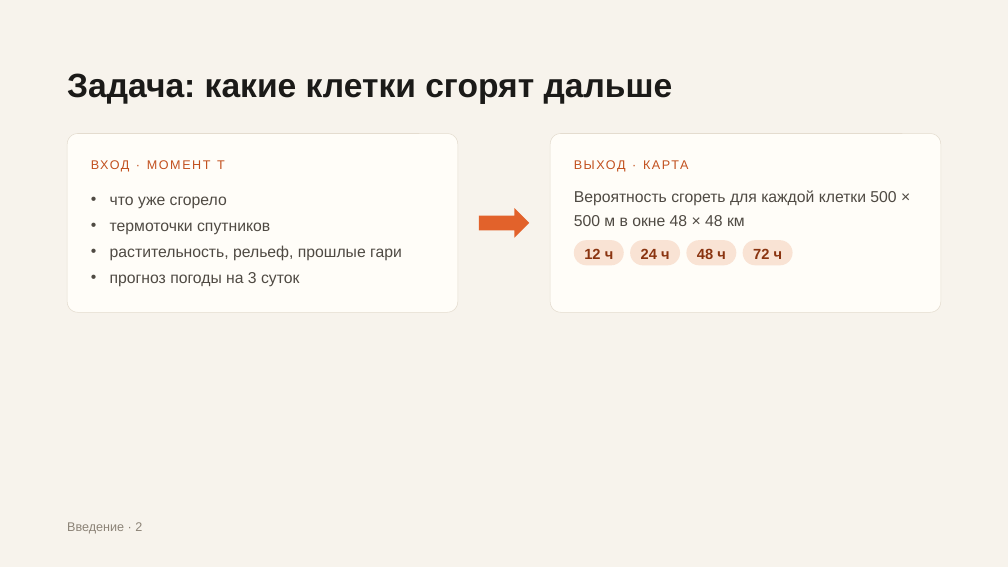
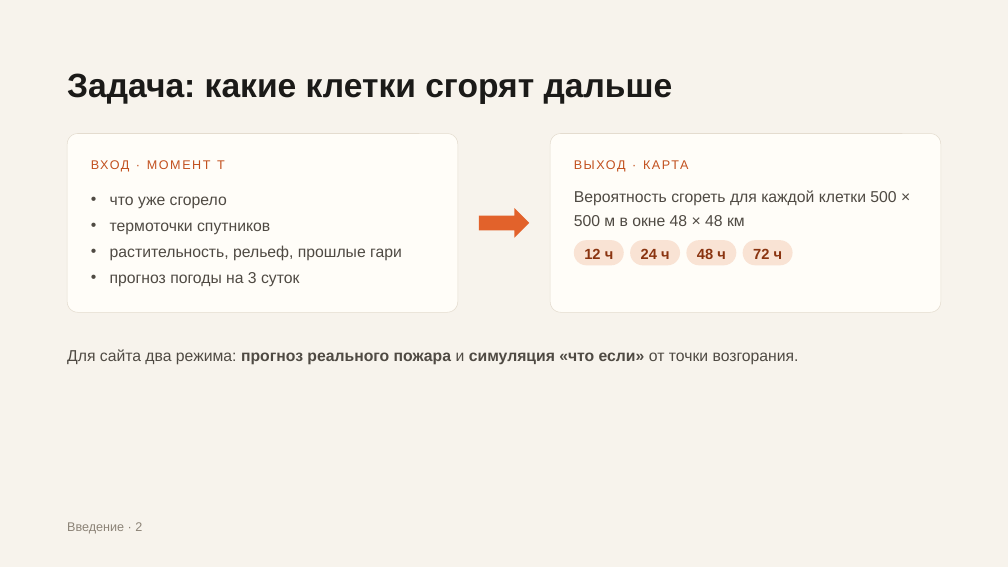
Before and after one commit to Bekabaev/fire_proj, a slide deck: slide 2 of presentation/presentation_editable.pptx. Drawn at 1008x567 pixels with LibreOffice and Linux fonts; fonts in the diff are those of the drawing. Boxes give left, top, right and bottom in pixels: in the first picture for what was removed or moved away, otherwise in the second. Text is boxed around its words. In the diff, an @@ line names an element or a change of style, - is before the commit and + after.

```diff
--- a/presentation/presentation_editable.pptx
+++ b/presentation/presentation_editable.pptx
@@ text added at box(67, 349, 799, 365), 15 pt, text #4F4A43, bold @@
+Для сайта два режима: прогноз реального пожара и симуляция «что если» от точки возгорания.
```
Also in this commit, not shown: 14 other slides changed, 9 slides added, 1 slide removed, 24 other files.
